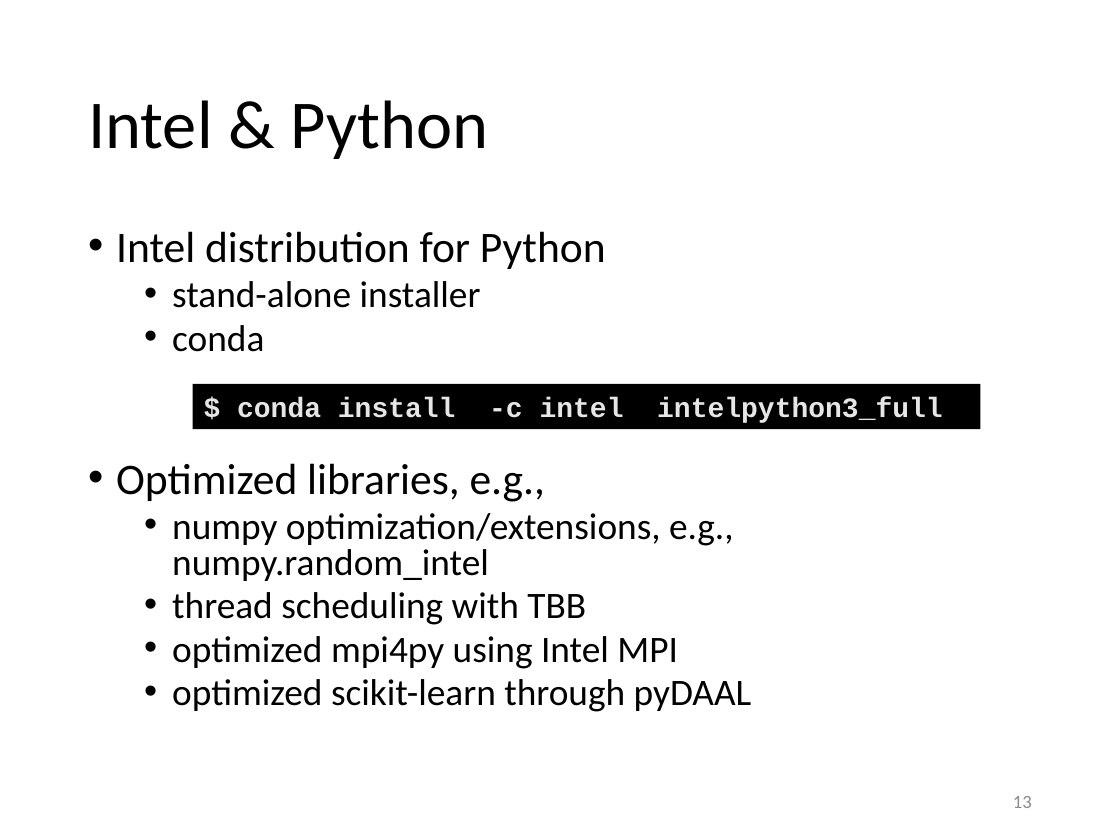
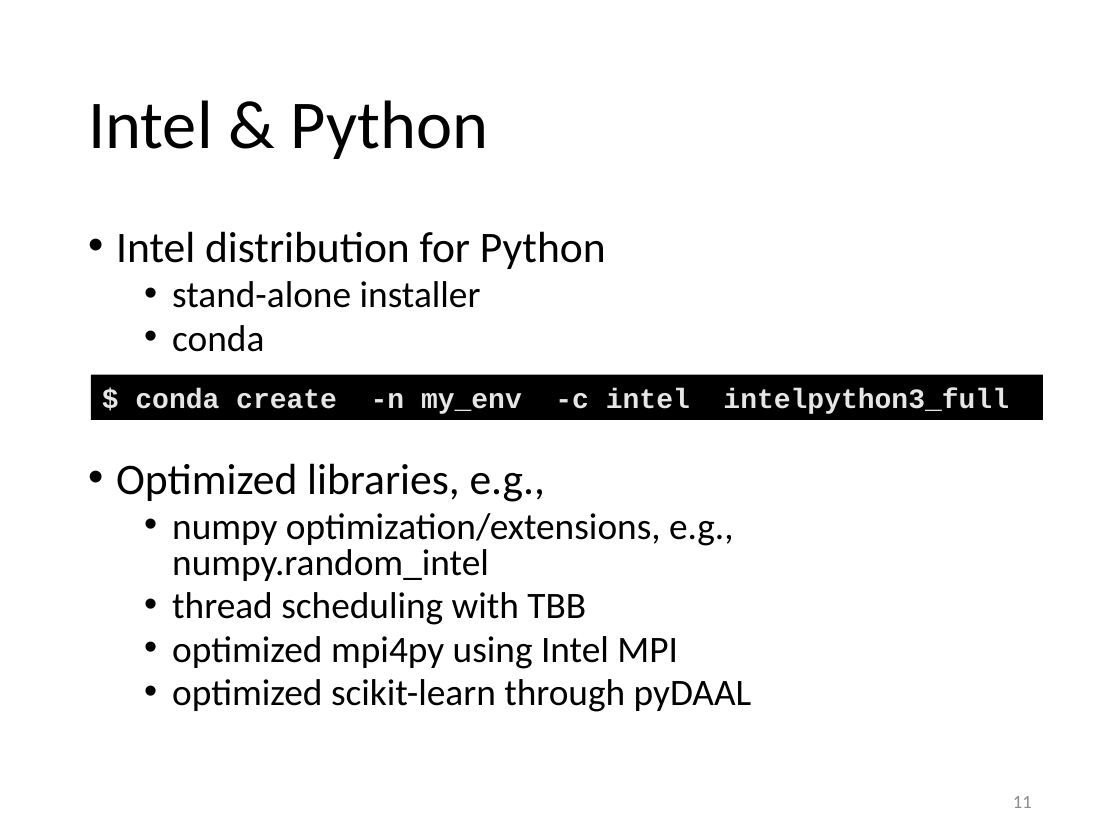
Before and after one commit to gjbex/Python-for-HPC, a slide deck: slide 11 of python_for_hpc.pptx (slide 13 before the commit). Drawn at 1120x840 pixels with LibreOffice and Linux fonts; fonts in the diff are those of the drawing. Boxes give left, top, right and bottom in pixels: in the first picture for what was removed or moved away, otherwise in the second. Text is boxed around its words. In the diff, an @@ line names an element or a change of style, - is before the commit and + after.

```diff
--- a/python_for_hpc.pptx
+++ b/python_for_hpc.pptx
@@ rectangle "$ conda create -n my_env ...": place and size @@
-rectangle "$ conda create -n my_env ..." at <box>193,384,981,429</box>
+rectangle "$ conda create -n my_env ..." at <box>91,375,1043,420</box>
@@ text in rectangle at <box>135,388,1009,414</box>: text changed @@
-$ conda install -c intel intelpython3_full
+$ conda create -n my_env -c intel intelpython3_full
@@ page number at <box>1013,796,1032,808</box>: text changed @@
-13
+11
```
Also in this commit, not shown: 2 other slides changed.
